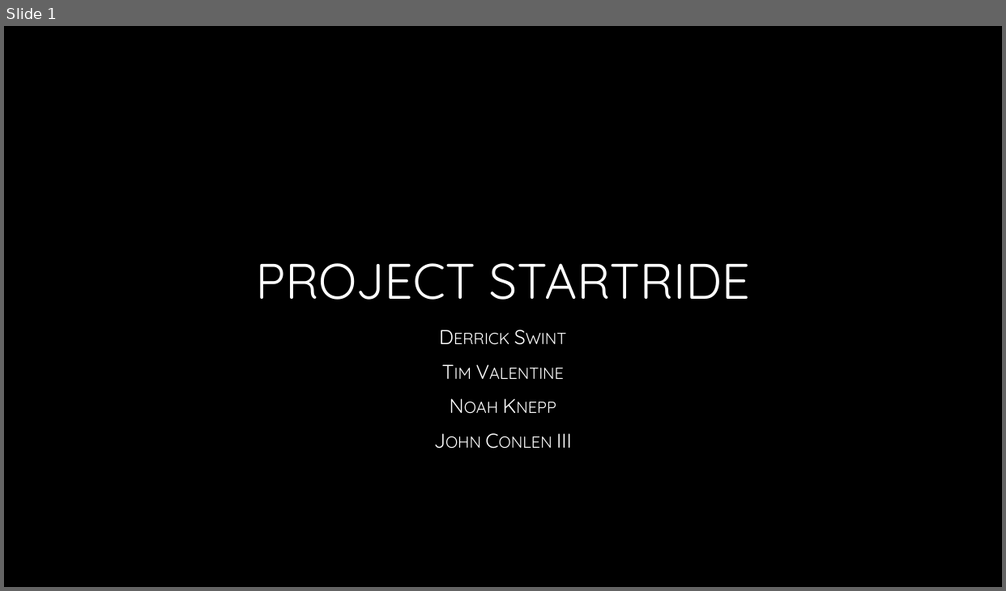
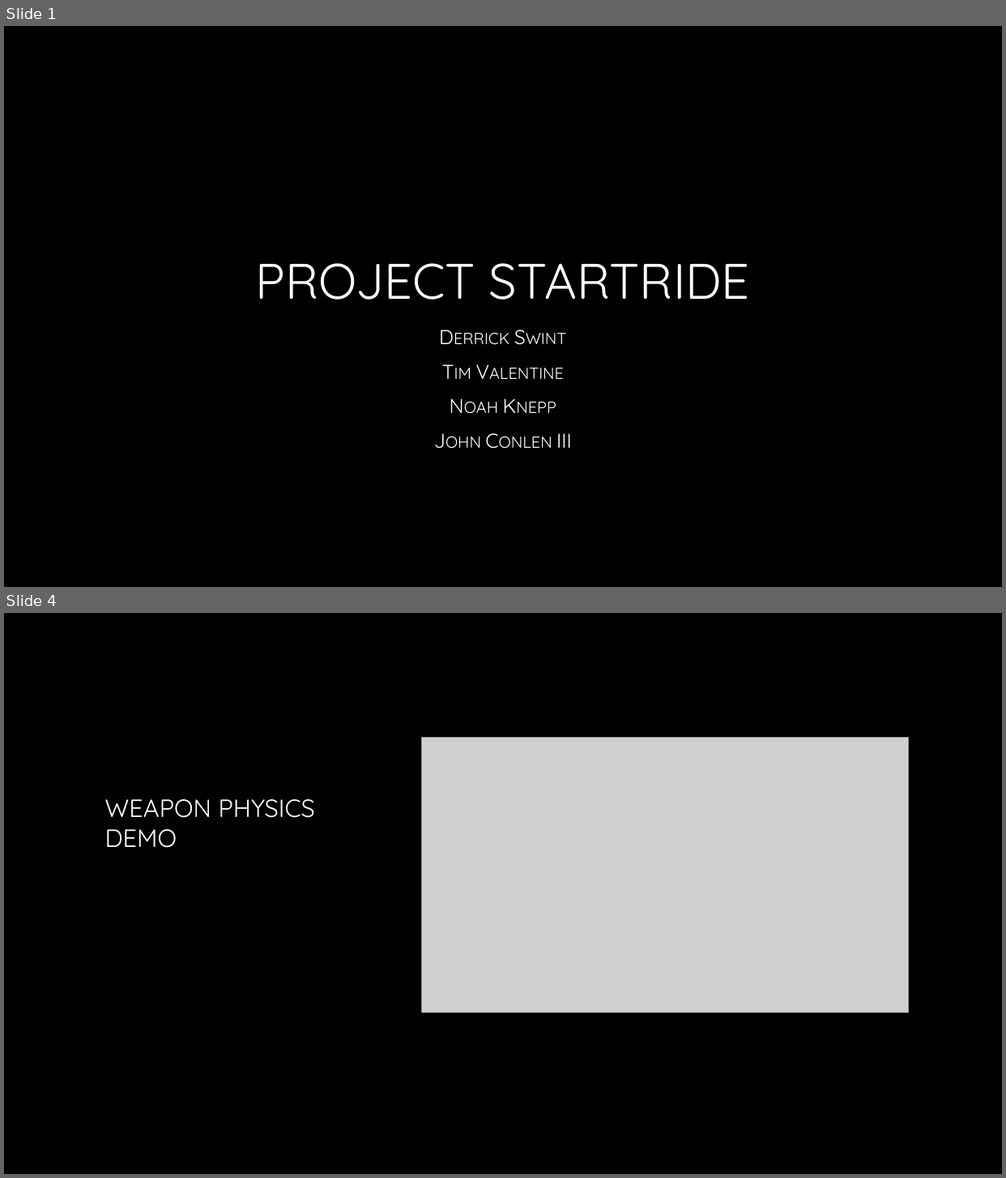
Before and after one commit to JConman/StrightEntertainment, a slide deck: Project Startride Presentation.pptx. Shown one above the other, each under a label of ours: slide 1 before the commit, slides 1 and 4 after it; the slides between them are not shown. The pictures are 1006x591 and 1006x1178 pixels, drawn with LibreOffice and Linux fonts; fonts in the diff are those of the drawing; grey boxes stand for pictures; background and template pictures are left out. Boxes give left, top, right and bottom in pixels: in the first picture for what was removed or moved away, otherwise in the second. Text is boxed around its words. In the diff, an @@ line names an element or a change of style, - is before the commit and + after.

```diff
--- a/Project Startride Presentation.pptx
+++ b/Project Startride Presentation.pptx
@@ slide 4 added at (4, 613, 1002, 1174), background picture (left out) @@
@@ picture added at (422, 737, 908, 1012) @@
@@ title added at (105, 799, 315, 848), 24 pt, text gradient #FFFFFF to #A6A6A6 @@
+WEAPON PHYSICS DEMO
```
Also in this commit, not shown: 1 slide changed, 3 other slides added, 1 slide removed.
